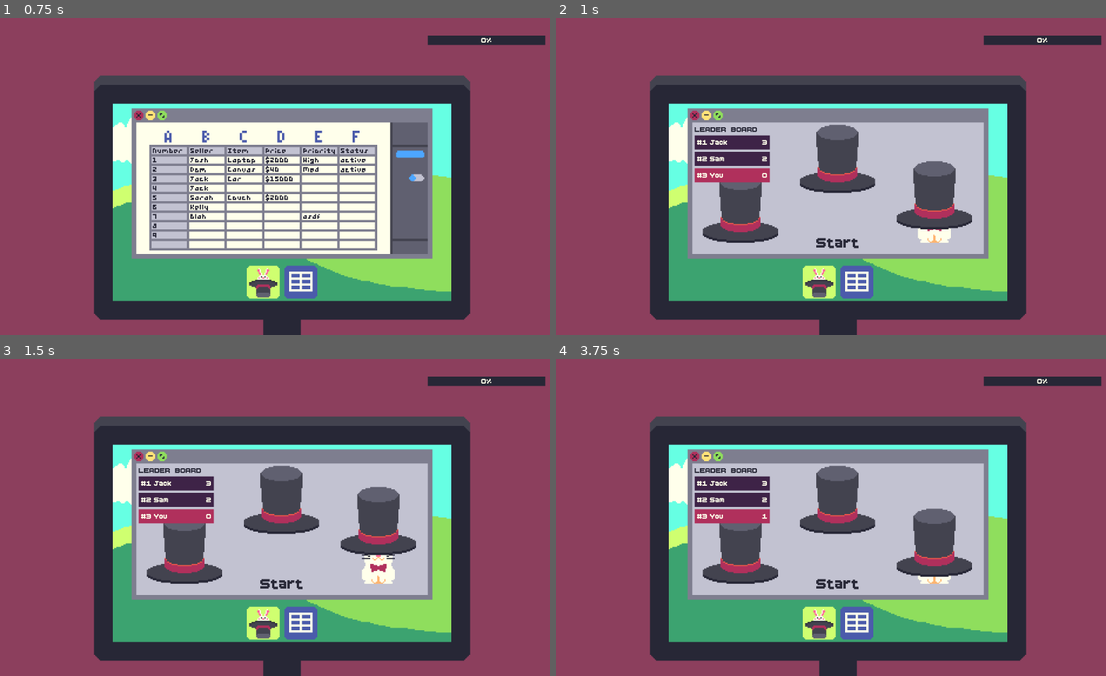
Above: before the commit, frames 1-4 (two rows, left to right).
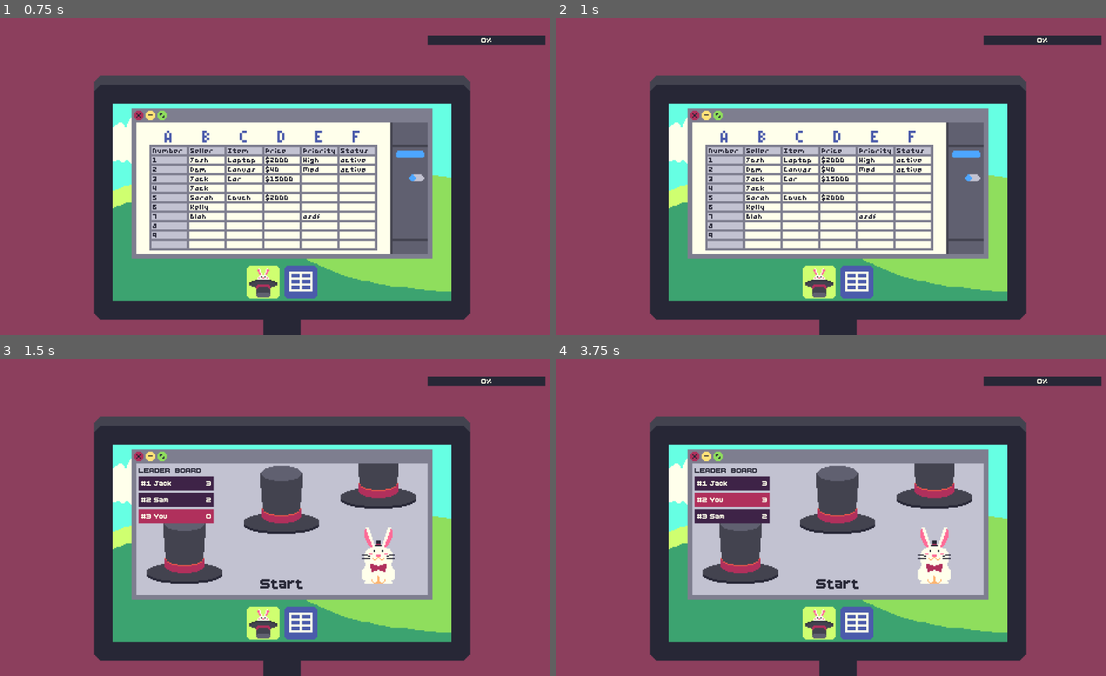
Above: after the commit, the same moments.

Repository: vazor222/MakersMartGameInADay2026PlayDontWork
Game: Godot game, scene res://magic.tscn
Same seed, same stepped clock (60 frames per second), same inputs: the game is played once before the commit and once after it.
Inputs (mouse positions are in pixels of both pictures, inside the frame that each line leads up to):
- Up to frame 1 (0.75 s): tap Enter (ui_accept) at 0.5, 0.6 s; move the mouse to (302, 281) at 0.52 s; click (302, 281) at 0.67 s
- Up to frame 2 (1 s): tap Enter (ui_accept) at 0.77 s
- Up to frame 3 (1.5 s): tap Enter (ui_accept) at 1.07 s; move the mouse to (264, 622) at 1.27 s; click (264, 622) at 1.35 s
- Up to frame 4 (3.75 s): tap Enter (ui_accept) at 1.52, 1.55, 1.82, 2.1, 3.02, 3.05, 3.32, 3.6 s; move the mouse to (743, 546) at 2.02 s; click (743, 546) at 2.17 s; move the mouse to (836, 495) at 2.77 s; click (836, 495) at 2.85 s; move the mouse to (935, 546) at 3.52 s; click (935, 546) at 3.67 s

Frame 1 is identical in both runs. In frame 2, 21% of the frame differs, in the area x 24-78%, y 32-75%; in frame 3, 2.5%; in frame 4, 4.4%.

Commit message:
added replay button when fired.

Diff:
--- a/MagicMiniGamePrototype/magic.tscn
+++ b/MagicMiniGamePrototype/magic.tscn
@@ -20,6 +20,7 @@
 [ext_resource type="FontFile" uid="uid://bo5a45h3ba20e" path="res://assets/BoldPixels.ttf" id="11_ahjlb"]
 [ext_resource type="PackedScene" uid="uid://by44ikb2eqnlc" path="res://points_panel.tscn" id="11_o7cy3"]
 [ext_resource type="Texture2D" uid="uid://ct6atgdr7gca0" path="res://assets/Screenshot 2026-05-09 at 7.57.53 AM.png" id="15_m015p"]
+[ext_resource type="StyleBox" uid="uid://meii76h6uo48" path="res://replay_button_style.tres" id="20_1kkae"]
 
 [sub_resource type="Animation" id="Animation_1y2bg"]
 resource_name = "from_left_walk_long"
@@ -221,6 +222,13 @@
 
 [sub_resource type="StyleBoxFlat" id="StyleBoxFlat_7odgd"]
 bg_color = Color(0.690196, 0.188235, 0.360784, 1)
+
+[sub_resource type="StyleBoxFlat" id="StyleBoxFlat_ro6kw"]
+bg_color = Color(0.301961, 0.65098, 1, 1)
+expand_margin_left = 32.0
+expand_margin_top = 8.0
+expand_margin_right = 32.0
+expand_margin_bottom = 8.0
 
 [node name="MagicOffice" type="Node2D" groups=["magic_office"]]
 script = ExtResource("1_aoxwu")
@@ -779,6 +787,36 @@
 text = "YOU'RE FIRED!!"
 horizontal_alignment = 1
 
+[node name="ColorRect" type="ColorRect" parent="LoseLabel"]
+show_behind_parent = true
+layout_mode = 0
+offset_left = -578.0
+offset_top = -815.0
+offset_right = 1422.0
+offset_bottom = 1185.0
+color = Color(0.376471, 0.376471, 0.439216, 0.682353)
+
+[node name="ReplayButton" type="Button" parent="LoseLabel"]
+layout_mode = 1
+anchors_preset = 8
+anchor_left = 0.5
+anchor_top = 0.5
+anchor_right = 0.5
+anchor_bottom = 0.5
+offset_left = -150.0
+offset_top = 61.0
+offset_right = 150.0
+offset_bottom = 125.0
+grow_horizontal = 2
+grow_vertical = 2
+theme_override_colors/font_color = Color(1, 1, 0.921569, 1)
+theme_override_fonts/font = ExtResource("11_ahjlb")
+theme_override_font_sizes/font_size = 64
+theme_override_styles/normal = ExtResource("20_1kkae")
+theme_override_styles/hover = ExtResource("20_1kkae")
+theme_override_styles/pressed = SubResource("StyleBoxFlat_ro6kw")
+text = "Play Again"
+
 [node name="RivalTimerA" type="Timer" parent="."]
 unique_name_in_owner = true
 wait_time = 6.0
@@ -799,5 +837,6 @@
 [connection signal="screen_entered" from="Boss/VisibleOnScreenNotifier2D" to="." method="_on_visible_on_screen_notifier_2d_screen_entered"]
 [connection signal="screen_exited" from="Boss/VisibleOnScreenNotifier2D" to="." method="_on_visible_on_screen_notifier_2d_screen_exited"]
 [connection signal="animation_finished" from="Boss/AnimationPlayer" to="Boss" method="_on_animation_player_animation_finished"]
+[connection signal="pressed" from="LoseLabel/ReplayButton" to="." method="_on_replay_button_pressed"]
 [connection signal="timeout" from="RivalTimerA" to="." method="_on_rival_timer_a_timeout"]
 [connection signal="timeout" from="RivalTimerB" to="." method="_on_rival_timer_b_timeout"]
--- a/MagicMiniGamePrototype/magicOffice.gd
+++ b/MagicMiniGamePrototype/magicOffice.gd
@@ -33,8 +33,6 @@
 
 # Called every frame. 'delta' is the elapsed time since the previous frame.
 func _process(delta):
-	if Input.is_action_just_pressed("ui_accept"):
-		get_tree().reload_current_scene()
 	if game_over:
 		return
 	if boss_on_screen and playing_game:
@@ -146,3 +144,8 @@
 	rival_timer_b.wait_time = get_rival_wait_time(rival_times_b)
 	rival_timer_b.start()
 	pass # Replace with function body.
+
+
+func _on_replay_button_pressed():
+	get_tree().reload_current_scene()
+	pass # Replace with function body.
--- /dev/null
+++ b/MagicMiniGamePrototype/replay_button_style.tres
@@ -0,0 +1,8 @@
+[gd_resource type="StyleBoxFlat" format=3 uid="uid://meii76h6uo48"]
+
+[resource]
+bg_color = Color(0.294118, 0.356863, 0.670588, 1)
+expand_margin_left = 32.0
+expand_margin_top = 8.0
+expand_margin_right = 32.0
+expand_margin_bottom = 8.0
Not shown: 1 places in MagicMiniGamePrototype/magic.tscn that only renumber resources
